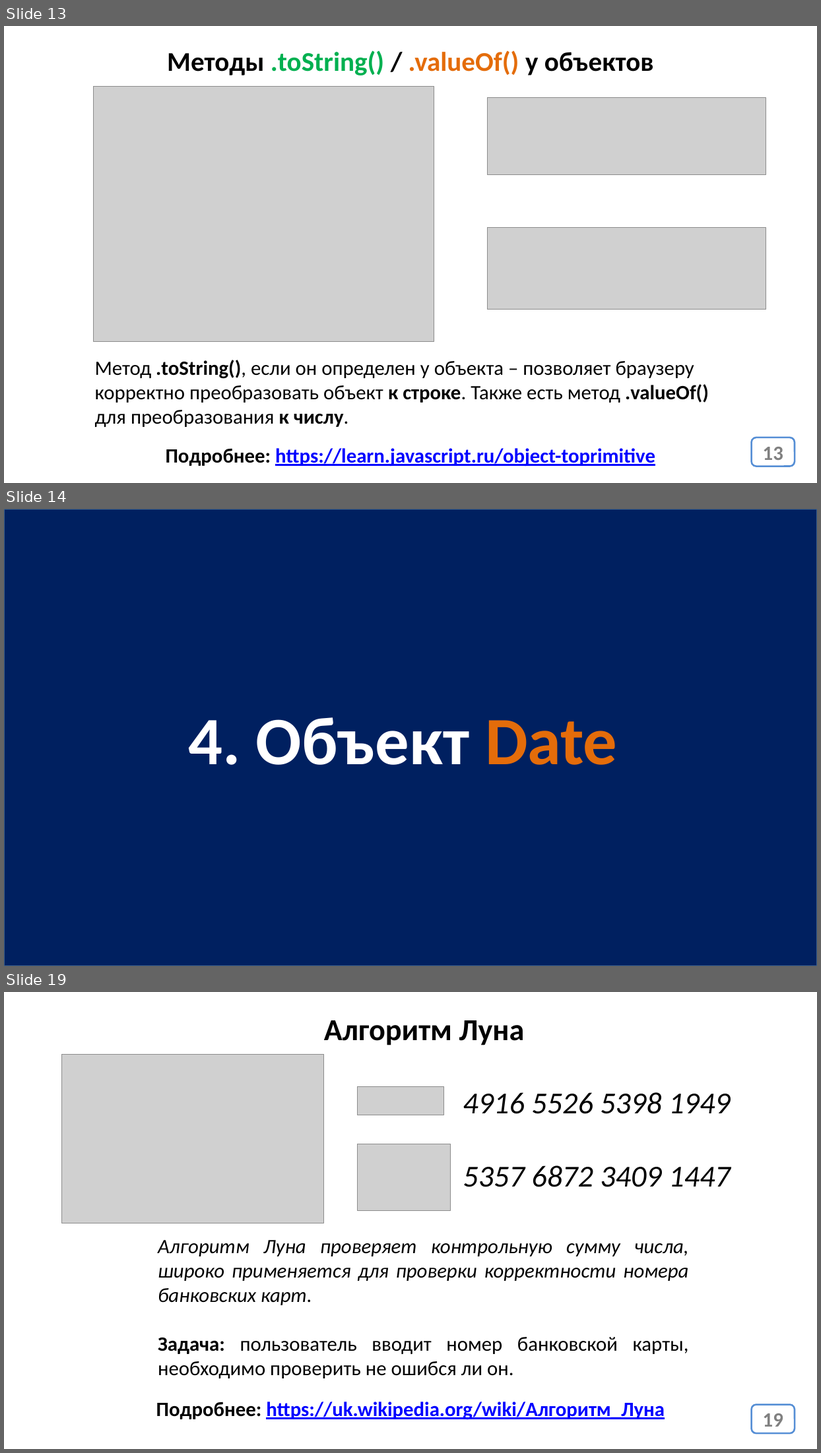
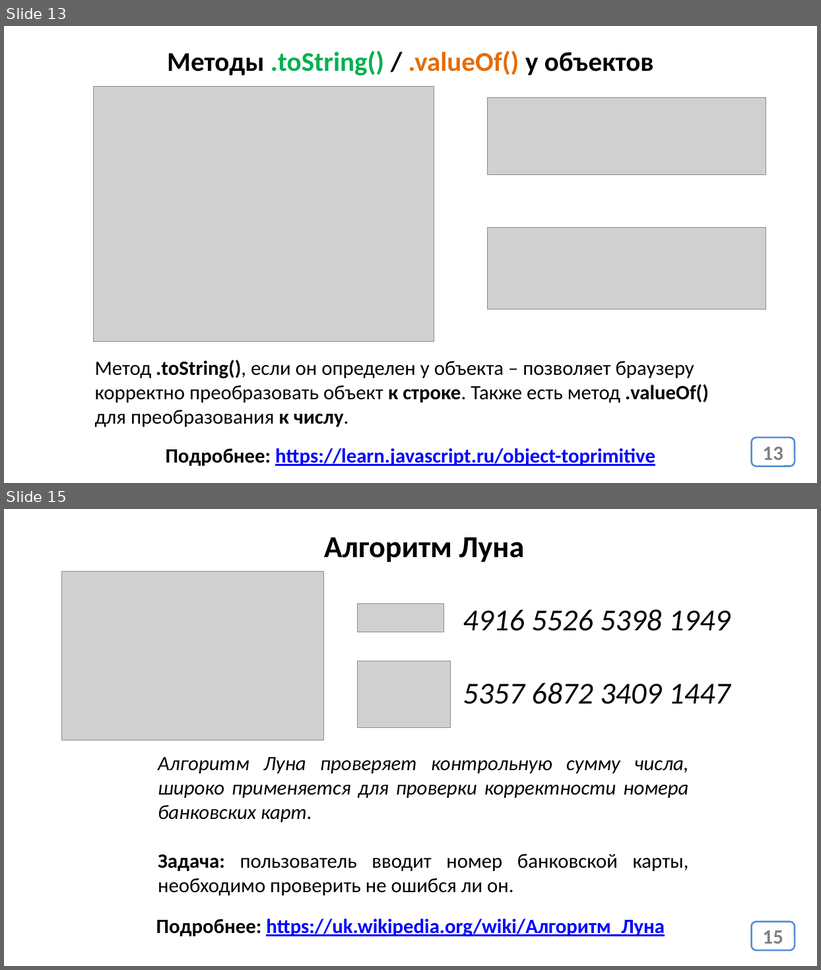
Before and after one commit to javascript-course-18-ortdnipro/lesson05, a slide deck: lesson05.pptx. Shown one above the other, each under a label of ours: slides 13, 14 and 19 before the commit, slides 13 and 15 after it; the slides between them are not shown. The pictures are 821x1453 and 821x970 pixels, drawn with LibreOffice and Linux fonts; fonts in the diff are those of the drawing; grey boxes stand for pictures. Boxes give left, top, right and bottom in pixels: in the first picture for what was removed or moved away, otherwise in the second. Text is boxed around its words. In the diff, an @@ line names an element or a change of style, - is before the commit and + after.

```diff
--- a/lesson05.pptx
+++ b/lesson05.pptx
@@ slide 14 removed at <box>4,509,817,966</box>, background #FFFFFF @@
@@ rectangle removed at <box>4,509,817,966</box> @@
-4. Объект Date
@@ what was slide 19 is now slide 15 @@
@@ page number at <box>763,931,783,944</box>: text changed @@
-19
+15
```
Also in this commit, not shown: 1 slide changed, 3 other slides removed, 1 other file.
